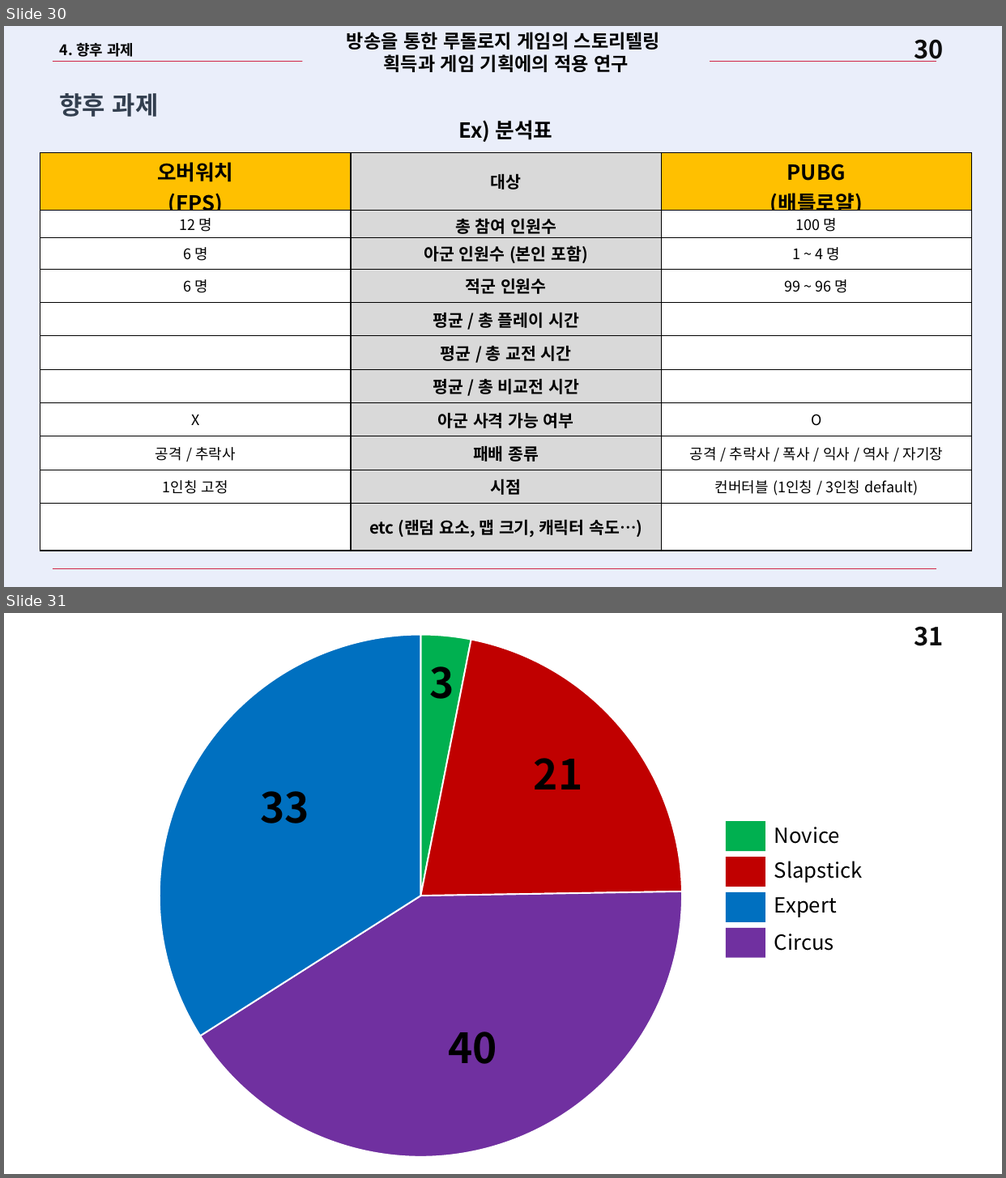
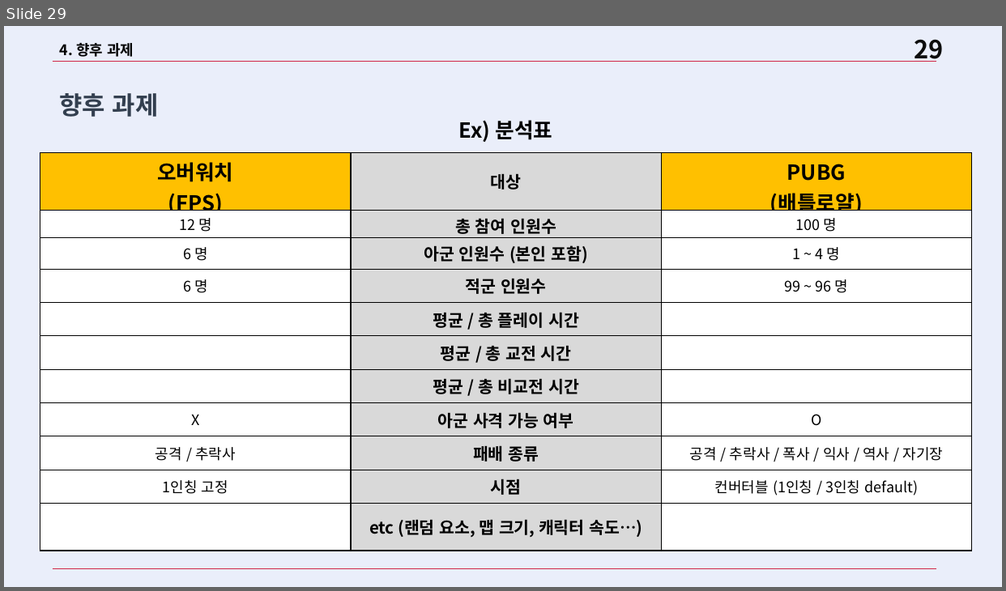
Before and after one commit to Bumizi/Thesis, a slide deck: 학회 제출본/게임 및 영상 분석 작업/5. 타 장르 분석/2. 시트지 기반 분석 PPT/200724_하계특훈_PUBG&차이점분석방법.pptx. Shown one above the other, each under a label of ours: slides 30 and 31 before the commit, slide 29 after it. The pictures are 1006x1178 and 1006x591 pixels, drawn with LibreOffice and Linux fonts; fonts in the diff are those of the drawing. Boxes give left, top, right and bottom in pixels: in the first picture for what was removed or moved away, otherwise in the second. Text is boxed around its words. In the diff, an @@ line names an element or a change of style, - is before the commit and + after.

```diff
--- a/학회 제출본/게임 및 영상 분석 작업/5. 타 장르 분석/2. 시트지 기반 분석 PPT/200724_하계특훈_PUBG&차이점분석방법.pptx
+++ b/학회 제출본/게임 및 영상 분석 작업/5. 타 장르 분석/2. 시트지 기반 분석 PPT/200724_하계특훈_PUBG&차이점분석방법.pptx
@@ slide 31 removed at bbox=[4, 613, 1002, 1174], background #FFFFFF; not listed: 1 template element that a slide beside it also shows @@
@@ pie chart removed at bbox=[39, 624, 802, 1168] @@
-categories: 1, 2, 3, 4
-Series 1: 3, 22, 41, 34
@@ text removed at bbox=[429, 666, 454, 699] @@
-3
@@ text removed at bbox=[534, 758, 583, 790] @@
-21
@@ text removed at bbox=[261, 791, 310, 824] @@
-33
@@ group removed at bbox=[726, 821, 862, 958]: 4 rectangles, 4 texts @@
-Novice
-Slapstick
-Expert
-Circus
@@ text removed at bbox=[449, 1032, 498, 1064] @@
-40
@@ what was slide 30 is now slide 29 @@
@@ slide 29 changed as well @@
@@ text removed at bbox=[347, 32, 660, 72] @@
-방송을 통한 루돌로지 게임의 스토리텔링
-획득과 게임 기획에의 적용 연구
@@ page number at bbox=[914, 39, 943, 62]: text changed @@
-30
+29
```
Also in this commit, not shown: 28 other slides changed, 2 other slides removed, 18 other files.
